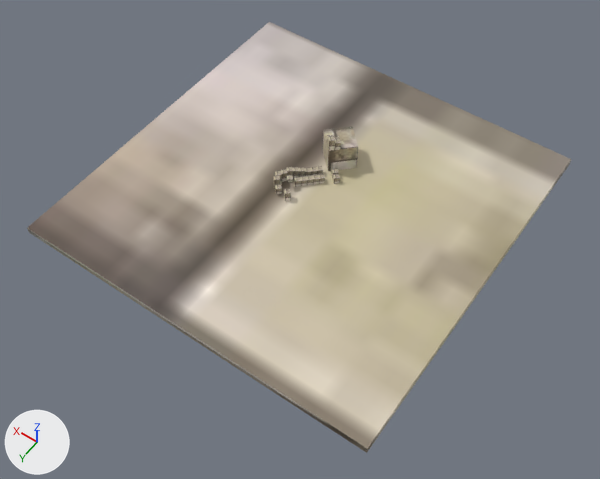
The Blender file Solution/Resources/StageEditor/stage.blend as it was, and as the next commit left it.
Rendered twice from a camera (50 mm lens) standing at (-1605.0, 2522.0, 3216.0) and looking at (-106.0, 423.0, -82.0). Every picture has the same lights, and +X, +Y and +Z are marked at lower left.

In view in the first picture: 'Ground.000', 'Ground.006', 'Ground.020'.
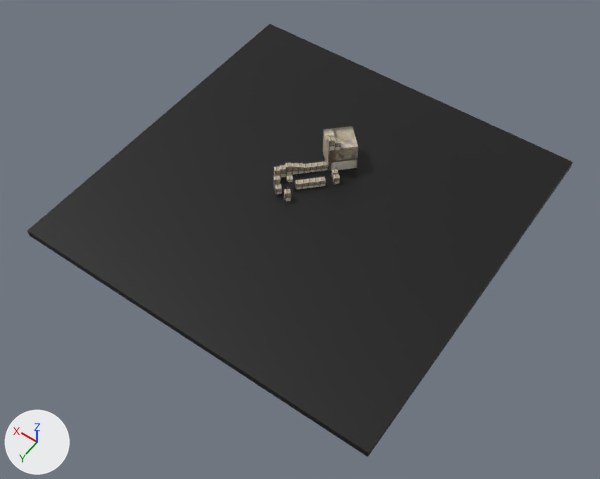
Location of each change, [x1, y1, x2, y2] in pixels of the pictures (600 x 479 px):
'Ground.000', surface changed, moved
    before: [27, 22, 571, 453]
    after: [27, 24, 573, 457]
'Ground.020', moved
    before: [286, 166, 293, 176]
    after: [285, 162, 292, 175]
'Ground.025', added
    after: [321, 161, 327, 171]

Diff of the bpy script that builds the scene:
```diff
--- a/Solution/Resources/StageEditor/stage.blend.py
+++ b/Solution/Resources/StageEditor/stage.blend.py
@@ img_transparency_png_001 @@
+img_transparency_png_001 = load_image('transparency.png.001', '../Texture/transparency.png', 2, 2, 'sRGB')
@@ mat_マテリアル_011 @@
 mat_マテリアル_011 = principled_material('マテリアル.011')
-mat_マテリアル_011.texture = img_ground1_png
+mat_マテリアル_011.texture = img_transparency_png_001
@@ mat_マテリアル_064 @@
+mat_マテリアル_064 = principled_material('マテリアル.064')
+mat_マテリアル_064.texture = img_ground1_png
@@ me_cube_001 @@
+me_cube_001.from_pydata(...)  # a box spanning x -1.0..1.0, y -1.0..1.0, z -1.0..1.0
+me_cube_001.materials.append(mat_マテリアル_064)  # picture img_ground1_png
@@ ob_ground_020 @@
 ob_ground_020 = bpy.data.objects.new('Ground.020', me_cube_064)
-ob_ground_020.location = (139.0, 171.0, 32.0)
+ob_ground_020.location = (162.0, 150.0, 32.0)
 ob_ground_020.rotation_euler = (0.0, 0.0, 0.785)  # degrees (0, 0, 45)
@@ ob_ground_000 @@
 ob_ground_000 = bpy.data.objects.new('Ground.000', me_cube_016)
-ob_ground_000.location = (0.0, 200.0, -20.0)
+ob_ground_000.location = (-14.0, 213.0, -20.0)
 ob_ground_000.rotation_euler = (0.0, -3.142, 0.0)  # degrees (0, -180, 0)
@@ ob_ground_025 @@
+ob_ground_025 = bpy.data.objects.new('Ground.025', me_cube_001)
+ob_ground_025.location = (29.0, 18.0, 20.0)
+ob_ground_025.rotation_euler = (0.0, 0.0, 0.785)  # degrees (0, 0, 45)
+ob_ground_025.scale = (15.0, 15.0, 20.0)
```
